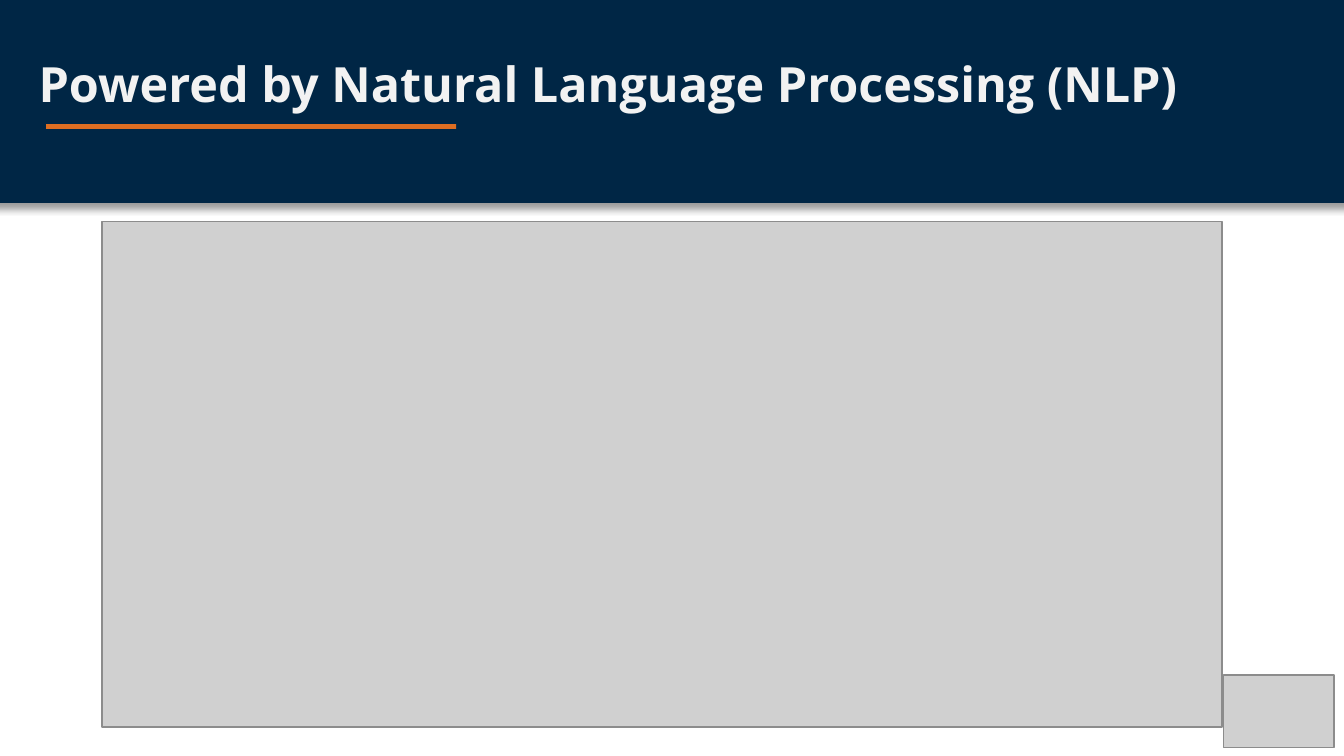
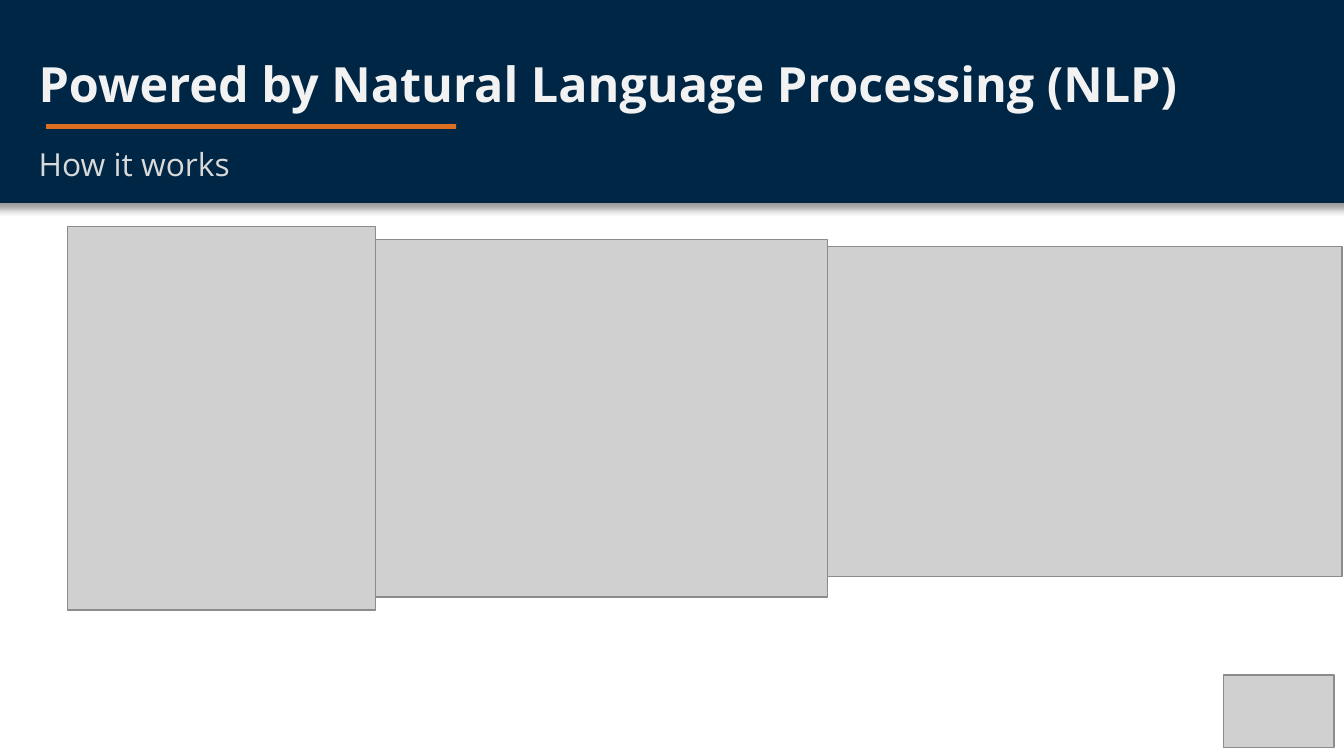
Before and after one commit to vbloise3/awsCert, a slide deck: slide 3 of public/Exam Notes/Comprehend Video Deck.pptx. Drawn at 1344x756 pixels with LibreOffice and Linux fonts; fonts in the diff are those of the drawing; grey boxes stand for pictures. Boxes give left, top, right and bottom in pixels: in the first picture for what was removed or moved away, otherwise in the second. Text is boxed around its words. In the diff, an @@ line names an element or a change of style, - is before the commit and + after.

```diff
--- a/public/Exam Notes/Comprehend Video Deck.pptx
+++ b/public/Exam Notes/Comprehend Video Deck.pptx
@@ text added at (39, 152, 230, 177), 17 pt, text #D9D9D9 @@
+How it works
@@ picture added at (67, 226, 375, 609) @@
@@ picture removed at (102, 222, 1222, 727) @@
@@ picture added at (376, 239, 828, 597) @@
@@ picture added at (828, 247, 1343, 578) @@
```
Also in this commit, not shown: 1 other slide changed, 1 slide added, 2 slides removed.
